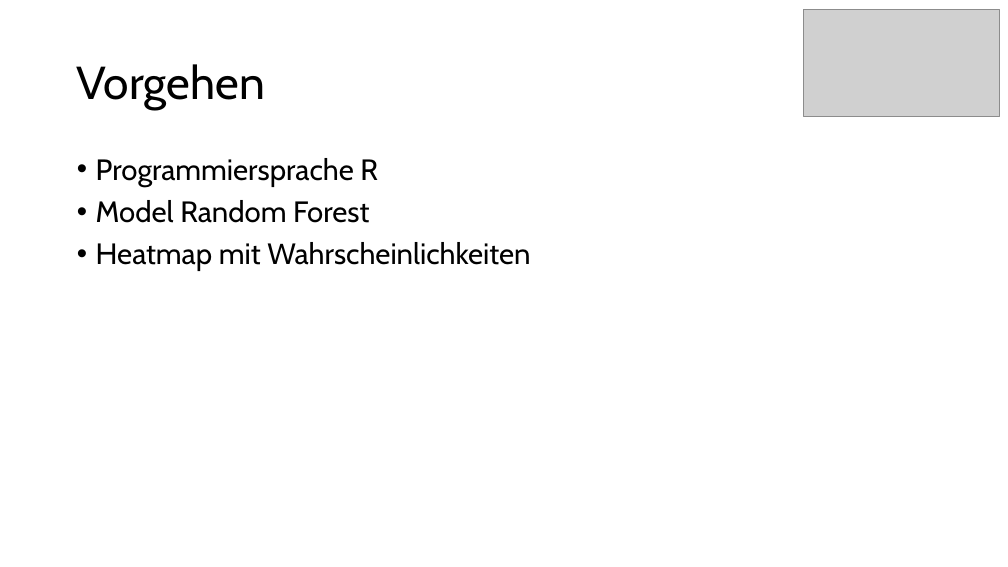
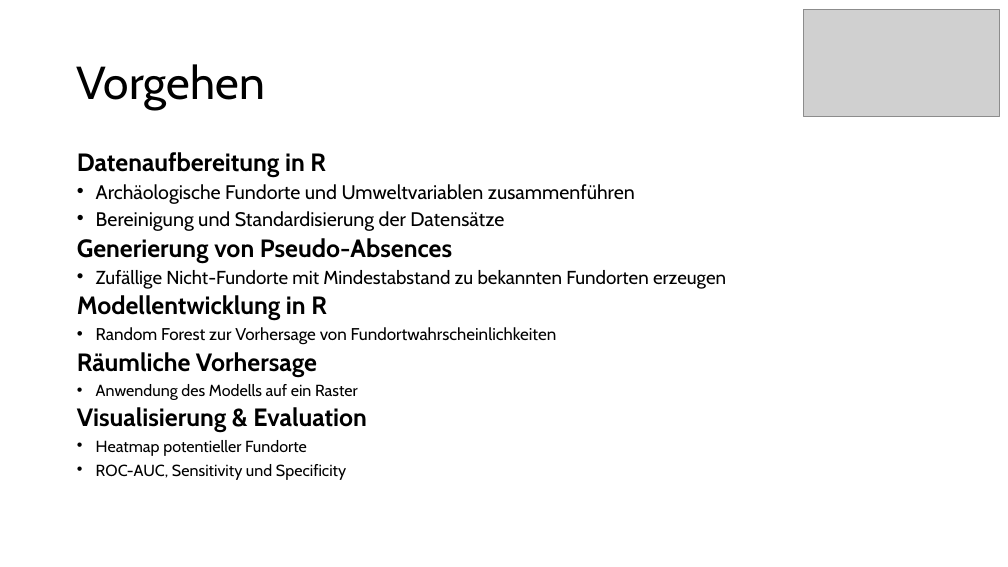
Before and after one commit to tmjung/DataChallenges, a slide deck: slide 3 of Zwischenpraesentation_DC_Bonju.pptx. Drawn at 1008x567 pixels with LibreOffice and Linux fonts; fonts in the diff are those of the drawing; grey boxes stand for pictures. Boxes give left, top, right and bottom in pixels: in the first picture for what was removed or moved away, otherwise in the second. Text is boxed around its words. In the diff, an @@ line names an element or a change of style, - is before the commit and + after.

```diff
--- a/Zwischenpraesentation_DC_Bonju.pptx
+++ b/Zwischenpraesentation_DC_Bonju.pptx
@@ text at (x1=77, y1=152, x2=726, y2=480): text changed; size 28 to 23.8 pt @@
-• Programmiersprache R
-• Model Random Forest
-• Heatmap mit Wahrscheinlichkeiten
+Datenaufbereitung in R
+• Archäologische Fundorte und Umweltvariablen zusammenführen
+• Bereinigung und Standardisierung der Datensätze
+Generierung von Pseudo-Absences
+• Zufällige Nicht-Fundorte mit Mindestabstand zu bekannten Fundorten erzeugen
+Modellentwicklung in R
+• Random Forest zur Vorhersage von Fundortwahrscheinlichkeiten
+Räumliche Vorhersage
+• Anwendung des Modells auf ein Raster
+Visualisierung & Evaluation
+• Heatmap potentieller Fundorte
+• ROC-AUC, Sensitivity und Specificity
```
Also in this commit, not shown: 1 other slide changed, 1 slide added.
